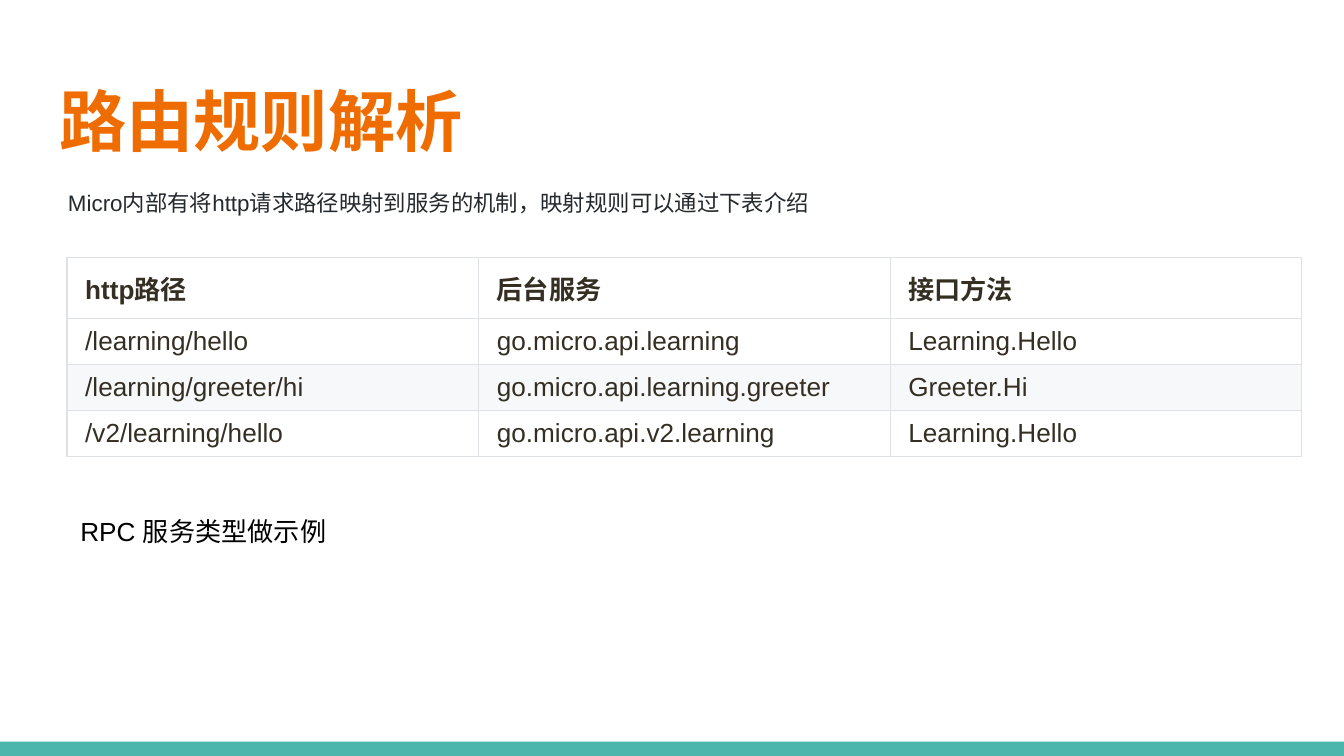
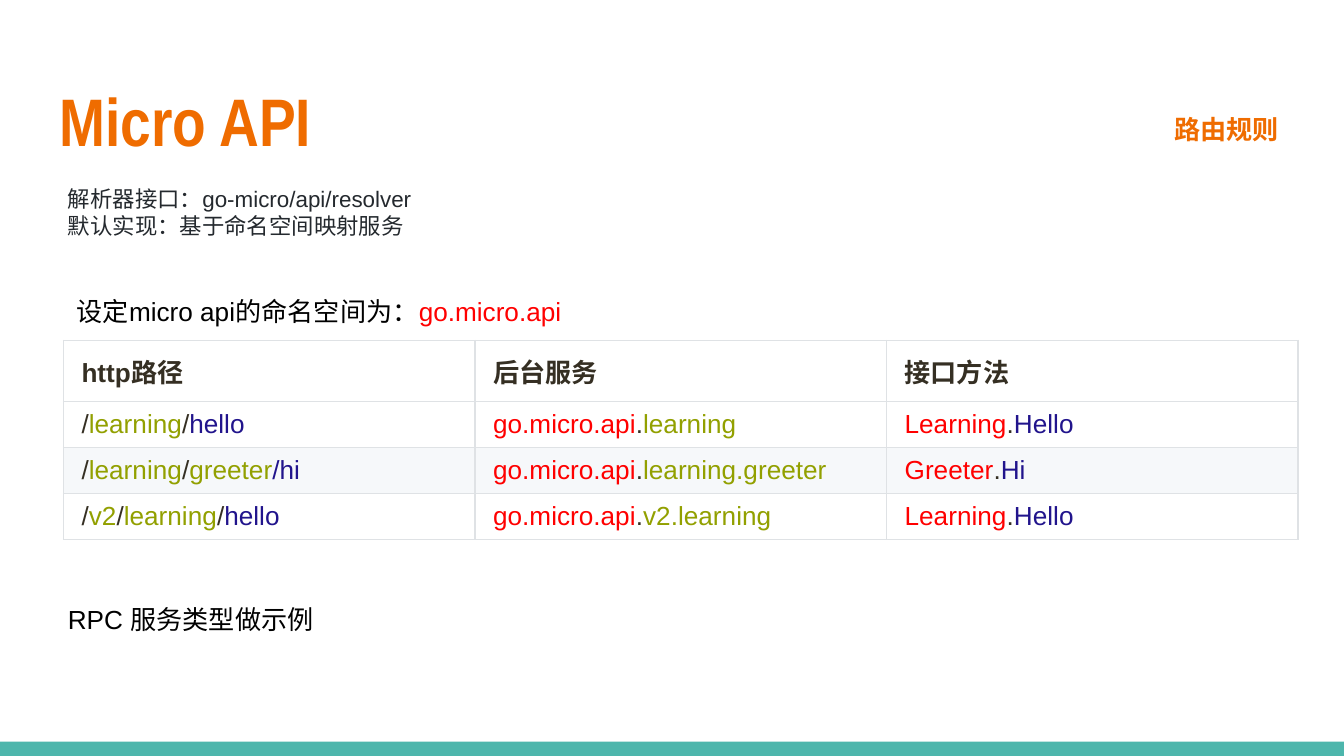
Before and after one commit to printfcoder/stack-rpc-tutorials, a slide deck: slide 9 of others/share/learning-go/【第三期】Micro工具集.pptx (slide 11 before the commit). Drawn at 1344x756 pixels with LibreOffice and Linux fonts; fonts in the diff are those of the drawing; background and template pictures are left out. Boxes give left, top, right and bottom in pixels: in the first picture for what was removed or moved away, otherwise in the second. Text is boxed around its words. In the diff, an @@ line names an element or a change of style, - is before the commit and + after.

```diff
--- a/others/share/learning-go/【第三期】Micro工具集.pptx
+++ b/others/share/learning-go/【第三期】Micro工具集.pptx
@@ title at (59,97,312,147): text changed @@
-路由规则解析
+Micro API
@@ text added at (1174,116,1279,142), 14 pt, text #EF6C00, bold @@
+路由规则
@@ text at (68,188,411,236): text changed @@
-Micro内部有将http请求路径映射到服务的机制，映射规则可以通过下表介绍
+解析器接口：go-micro/api/resolver
+默认实现：基于命名空间映射服务
@@ text added at (77,299,561,327), 14 pt, text #000000 @@
+设定micro api的命名空间为：go.micro.api
@@ table at (63,340,1297,546) @@
@@ text colour #342E23 to #92A000 in "/learning/hello", "go.micro.api.learning", "/learning/greeter/hi", "go.micro.api.learning.greeter" and 2 more places @@
@@ text colour #342E23 to #21148C in "/learning/hello", "Learning.Hello", "/learning/greeter/hi", "Greeter.Hi" and 2 more places @@
@@ text colour #342E23 to #FF0000 in "go.micro.api.learning", "Learning.Hello", "go.micro.api.learning.greeter", "Greeter.Hi" and 2 more places @@
@@ table: place and size @@
-table at (67,258,1301,464)
+table at (63,340,1297,546)
@@ text "RPC 服务类型做示例": place and size @@
-text "RPC 服务类型做示例" at (80,519,326,543)
+text "RPC 服务类型做示例" at (68,607,313,631)
```
Also in this commit, not shown: 2 other slides changed, 1 slide added, 2 slides removed.
